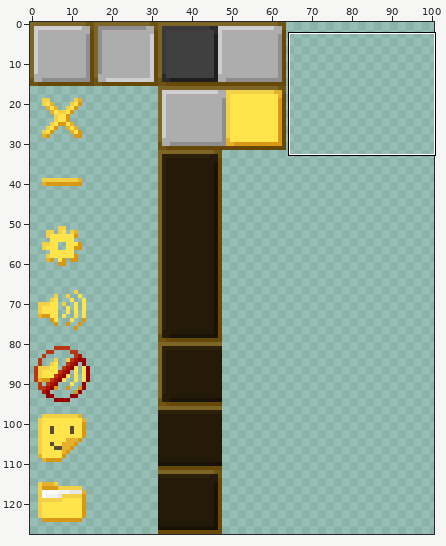
One commit to this sprite sheet: textures/gui.png. Above, an overview of the earlier version with the close-up marked.
Close-up. Before the edit:
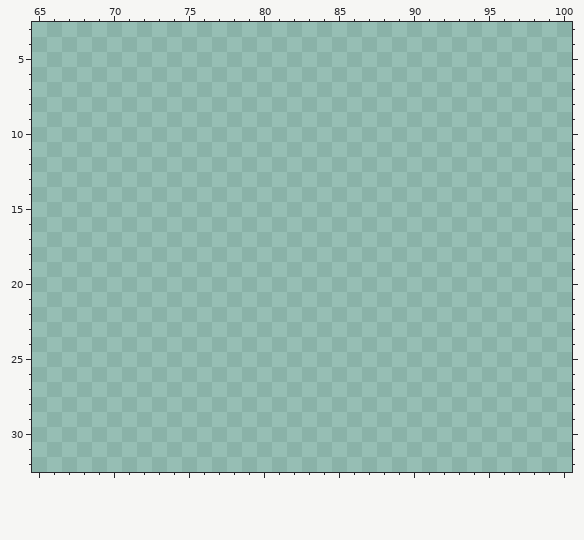
The file is 128x128 pixels. Shown: x 65..100, y 3..32. The wide view leaves out empty margins.
The result:
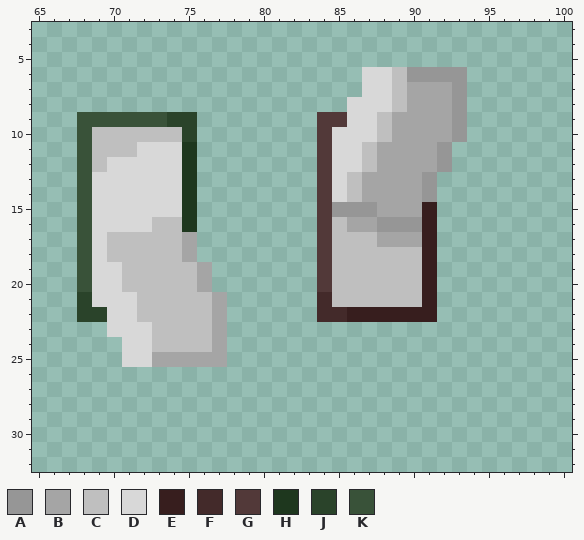
Palette (. is transparent): A #969696  B #a5a5a5  C #bfbfbf  D #d8d8d8  E #371e1e  F #432a2a  G #523939  H #1e371e  J #2a432a  K #395239
From old to new:
Changed rows in their new state; - is an unchanged pixel.
first column x 68:
 6 -------------------DDCAAAA
 7 -------------------DDCBBBA
 8 ------------------DDDCBBBA
 9 KKKKKKJJ--------GGDDCBBBBA
10 KCCCCCCJ--------GDDDCBBBBA
11 KCCCDDDH--------GDDCBBBBA-
12 KCDDDDDH--------GDDCBBBBA-
13 KDDDDDDH--------GDCBBBBA--
14 KDDDDDDH--------GDCBBBBA--
15 KDDDDDDH--------GAAABBBE--
16 KDDDDCCH--------GCBBAAAE--
17 KDCCCCCB--------GCCCBBBE--
18 KDCCCCCB--------GCCCCCCE--
19 KDDCCCCCB-------GCCCCCCE--
20 KDDCCCCCB-------GCCCCCCE--
21 JDDDCCCCCB------FCCCCCCE--
22 JJDDCCCCCB------FFEEEEEE--
23 --DDDCCCCB----------------
24 ---DDCCCCB----------------
25 ---DDBBBBB----------------
Where, in picture pixels (left, top, right, bottom), the same in both close-ups:
added: (317, 67, 467, 322)
added: (77, 112, 227, 367)
